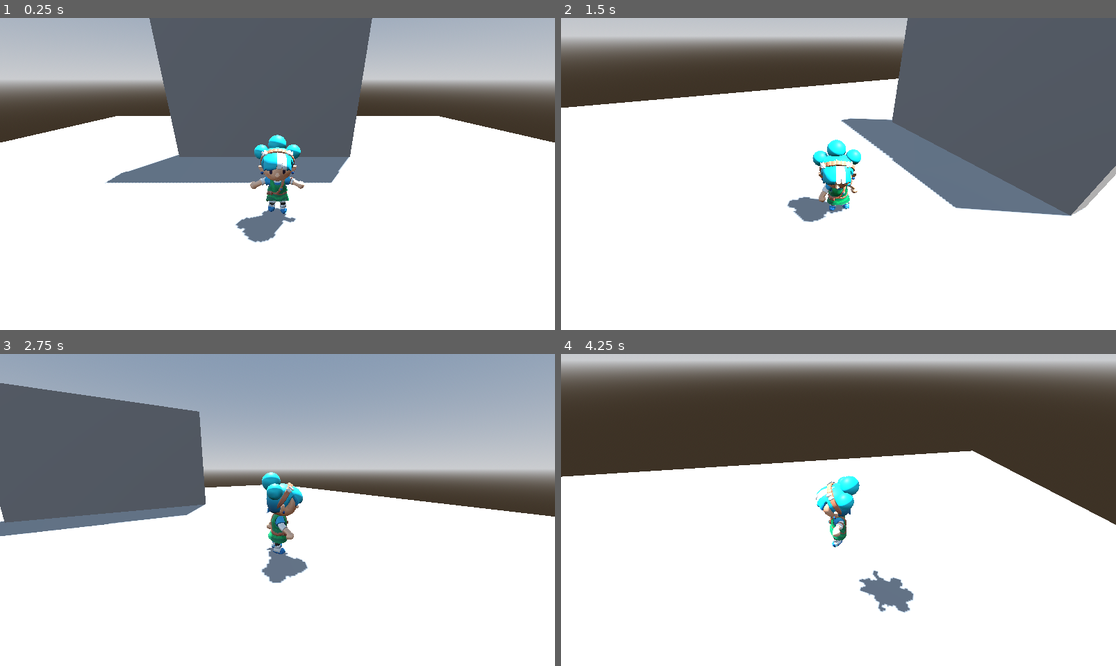
Above: before the commit, frames 1-4 (two rows, left to right).
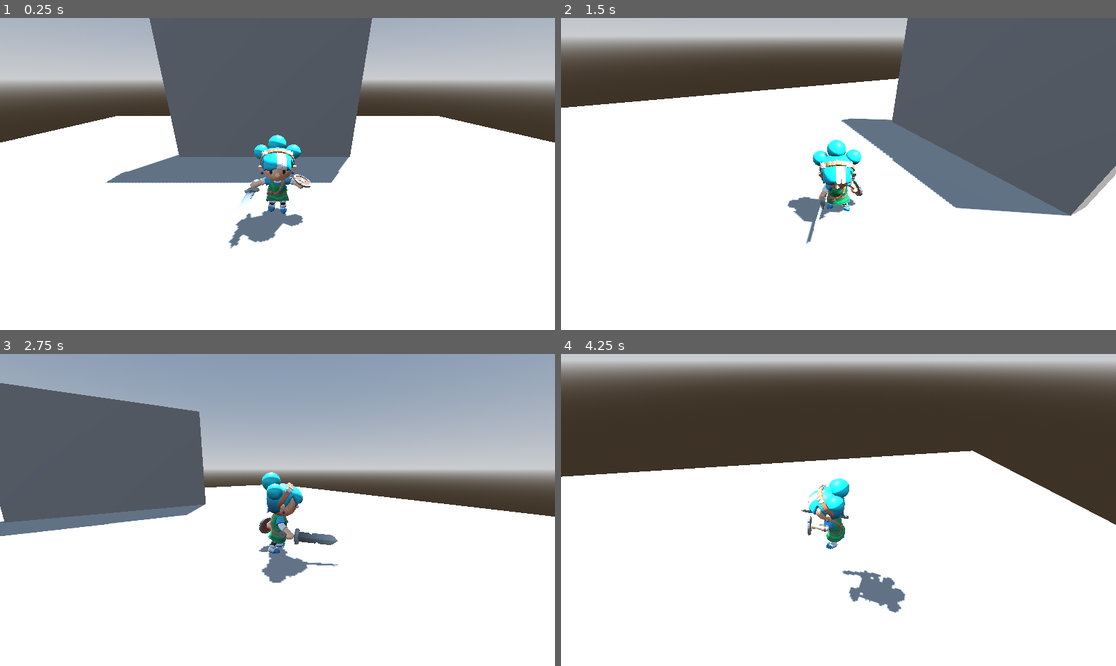
Above: after the commit, the same moments.

Repository: ehabaijaz/the-legend-of-godette
Game: Godot game, scene res://scenes/levels/level.tscn
The game is run twice, just before and just after one commit, with the same random seed, the same clock (stepped at 60 frames per second) and the same inputs.
Inputs (mouse positions are in pixels of both pictures, inside the frame that each line leads up to):
- Up to frame 1 (0.25 s): no input
- Up to frame 2 (1.5 s): tap Enter at 0.5 s; move the mouse to (960, 158) at 0.52 s; hold D (right) 0.53-1.28 s; hold Right mouse button (block, bound only after the commit) 0.53-1.28 s; click (960, 158) at 0.6 s; tap Space (jump) at 0.77 s; move the mouse to (727, 189) at 1.27 s; hold S (back) from 1.28 s (still down); right-click (727, 189) at 1.35 s
- Up to frame 3 (2.75 s): tap Space (jump) at 1.52 s; click (166, 525) at 1.55 s; move the mouse to (333, 441) at 2.02 s; release S (back) at 2.03 s; hold D (right) from 2.03 s (still down); hold Right mouse button (block, bound only after the commit) from 2.03 s (still down); click (333, 441) at 2.1 s
- Up to frame 4 (4.25 s): move the mouse to (810, 572) at 2.77 s; release D (right) at 2.78 s; release Right mouse button (block, bound only after the commit) at 2.78 s; hold W (forward) 2.78-3.53 s; tap Ctrl (run) at 2.85 s; tap Space (jump) at 3.02, 3.77 s; click (810, 572) at 3.05 s; move the mouse to (1005, 556) at 3.52 s; hold A (left) from 3.53 s (still down); hold Right mouse button (block, bound only after the commit) from 3.53 s (still down)

The runs differ from the first frame. In frame 1, 0.4% of the frame differs, in the area x 41-56%, y 50-74%; in frame 2, 0.3%; in frame 3, 0.6%; in frame 4, 1.7%, in the area x 43-64%, y 38-84%.

Commit message:
Shield Animations

Diff:
--- a/project.godot
+++ b/project.godot
@@ -66,6 +66,11 @@
 "events": [Object(InputEventMouseButton,"resource_local_to_scene":false,"resource_name":"","device":-1,"window_id":0,"a …(257 unchanged characters)…
 ]
 }
+block={
+"deadzone": 0.2,
+"events": [Object(InputEventMouseButton,"resource_local_to_scene":false,"resource_name":"","device":-1,"window_id":0,"alt_pressed":false,"shift_pressed":false,"ctrl_pressed":false,"meta_pressed":false,"button_mask":2,"position":Vector2(394, 12),"global_position":Vector2(406, 72),"factor":1.0,"button_index":2,"canceled":false,"pressed":true,"double_click":false,"script":null)
+]
+}
 
 [physics]
 
--- a/scenes/entities/player/godette_skin.gd
+++ b/scenes/entities/player/godette_skin.gd
@@ -7,3 +7,10 @@
 
 func attack() -> void:
 	$AnimationTree.set('parameters/AttackOneShot/request', AnimationNodeOneShot.ONE_SHOT_REQUEST_FIRE)
+
+func defend(forward: bool)-> void:
+	var tween = create_tween()
+	tween.tween_method(_defend_change, 1.0 - float(forward), float(forward), 0.25)
+
+func _defend_change(value : float)-> void:
+	$AnimationTree.set("parameters/ShieldBlend/blend_amount", value)
--- a/scenes/entities/player/godette_skin.tscn
+++ b/scenes/entities/player/godette_skin.tscn
@@ -2,11 +2,22 @@
 
 [ext_resource type="PackedScene" uid="uid://bctcp65yp8t3f" path="res://graphics/characters/godette/godette.glb" id="1_ajt42"]
 [ext_resource type="Script" uid="uid://ds2yu3n67dy03" path="res://scenes/entities/player/godette_skin.gd" id="2_2vk48"]
+[ext_resource type="PackedScene" uid="uid://cp757r6txb0j6" path="res://graphics/weapons/sword_1handed.gltf" id="3_asomj"]
+[ext_resource type="Texture2D" uid="uid://cbf5176yt1e2d" path="res://graphics/weapons/barbarian_texture.png" id="4_xjw0u"]
+[ext_resource type="PackedScene" uid="uid://dydnnq3ww2uyk" path="res://graphics/weapons/shield.gltf.glb" id="5_m6bsd"]
+
+[sub_resource type="StandardMaterial3D" id="StandardMaterial3D_w65gf"]
+albedo_texture = ExtResource("4_xjw0u")
+
+[sub_resource type="AnimationNodeAnimation" id="AnimationNodeAnimation_m6bsd"]
+animation = &"Block"
 
 [sub_resource type="AnimationNodeAnimation" id="AnimationNodeAnimation_2vk48"]
 animation = &"1H_Melee_Attack_Chop"
 
 [sub_resource type="AnimationNodeOneShot" id="AnimationNodeOneShot_asomj"]
+filter_enabled = true
+filters = ["Rig/Skeleton3D:chest", "Rig/Skeleton3D:hand.l", "Rig/Skeleton3D:hand.r", "Rig/Skeleton3D:handslot.l", "Rig/Skeleton3D:handslot.r", "Rig/Skeleton3D:head", "Rig/Skeleton3D:hips", "Rig/Skeleton3D:lowerarm.l", "Rig/Skeleton3D:lowerarm.r", "Rig/Skeleton3D:root", "Rig/Skeleton3D:spine", "Rig/Skeleton3D:upperarm.l", "Rig/Skeleton3D:upperarm.r", "Rig/Skeleton3D:wrist.l", "Rig/Skeleton3D:wrist.r"]
 fadein_time = 0.2
 fadeout_time = 0.2
 
@@ -49,22 +60,28 @@
 states/Running/position = Vector2(426.8, 93.6)
 transitions = ["Start", "Idle", SubResource("AnimationNodeStateMachineTransition_m6bsd"), "Idle", "Running", SubResourc …(426 unchanged characters)…
 
+[sub_resource type="AnimationNodeBlend2" id="AnimationNodeBlend2_w65gf"]
+
 [sub_resource type="AnimationNodeBlendTree" id="AnimationNodeBlendTree_pg4gy"]
-graph_offset = Vector2(-213.89091, 77.490906)
+graph_offset = Vector2(-284.74304, 55.410645)
 nodes/output/position = Vector2(736, 144)
 nodes/MoveStateMachine/node = SubResource("AnimationNodeStateMachine_la81o")
-nodes/MoveStateMachine/position = Vector2(80, 160)
+nodes/MoveStateMachine/position = Vector2(-160, 176)
 nodes/AttackOneShot/node = SubResource("AnimationNodeOneShot_asomj")
 nodes/AttackOneShot/position = Vector2(496, 160)
 nodes/AttackAnimation/node = SubResource("AnimationNodeAnimation_2vk48")
 nodes/AttackAnimation/position = Vector2(176, 352)
-node_connections = [&"output", 0, &"AttackOneShot", &"AttackOneShot", 0, &"MoveStateMachine", &"AttackOneShot", 1, &"AttackAnimation"]
+nodes/ShieldBlend/node = SubResource("AnimationNodeBlend2_w65gf")
+nodes/ShieldBlend/position = Vector2(240, 128)
+nodes/Animation/node = SubResource("AnimationNodeAnimation_m6bsd")
+nodes/Animation/position = Vector2(32, 288)
+node_connections = [&"output", 0, &"AttackOneShot", &"AttackOneShot", 0, &"ShieldBlend", &"AttackOneShot", 1, &"AttackAnimation", &"ShieldBlend", 0, &"MoveStateMachine", &"ShieldBlend", 1, &"Animation"]
 
 [node name="GodetteSkin" unique_id=381723752 instance=ExtResource("1_ajt42")]
 script = ExtResource("2_2vk48")
 
-[node name="Skeleton3D" parent="Rig" parent_id_path=PackedInt32Array(1327434179) index="0" unique_id=775461332]
-bones/1/position = Vector3(0, 0.37729788, 0)
+[node name="Skeleton3D" parent="Rig" parent_id_path=PackedInt32Array(1970245988) index="0" unique_id=1682742483]
+bones/1/position = Vector3(0, 0.37649715, 0)
 bones/1/rotation = Quaternion(-1.11122625e-10, 0.043157753, 2.5724098e-09, 0.9990683)
 bones/1/scale = Vector3(0.99999994, 1, 0.99999994)
 bones/2/rotation = Quaternion(-6.938893e-18, 7.105427e-15, 4.9303798e-32, 1)
@@ -72,46 +89,46 @@
 bones/3/rotation = Quaternion(8.271806e-25, 3.7252903e-09, -2.75506e-40, 1)
 bones/3/scale = Vector3(1, 0.9999999, 1)
 bones/4/position = Vector3(0.21200736, 0.13413203, 7.9299625e-08)
-bones/4/rotation = Quaternion(-0.55162865, -0.06227365, -0.65584785, 0.511558)
+bones/4/rotation = Quaternion(-0.5545369, -0.057364732, -0.6378975, 0.53130496)
 bones/4/scale = Vector3(0.9999991, 0.9999986, 0.9999996)
-bones/5/rotation = Quaternion(1.614291e-08, -5.5362086e-08, -0.4790257, 0.87780094)
+bones/5/rotation = Quaternion(9.598494e-09, -6.938726e-08, -0.51281565, 0.8584988)
 bones/5/scale = Vector3(1.0000006, 0.99999946, 1)
 bones/6/rotation = Quaternion(1.44633185e-08, 1.2667185e-08, 0.026658092, 0.99964464)
 bones/6/scale = Vector3(0.99999994, 1, 1)
-bones/7/rotation = Quaternion(-0.31684083, -0.3305621, 0.1350179, 0.8786984)
+bones/7/rotation = Quaternion(-0.32186803, -0.3348876, 0.15023771, 0.87274283)
 bones/7/scale = Vector3(0.9999998, 0.99999976, 1.0000004)
 bones/8/position = Vector3(8.348433e-10, 0.096125185, -0.057500035)
-bones/8/rotation = Quaternion(0.0016552438, 0.0016552424, -0.7010033, 0.71315426)
+bones/8/rotation = Quaternion(0.0005604565, 0.00056044565, -0.7050466, 0.7091605)
 bones/8/scale = Vector3(1, 1.0000001, 1.0000001)
 bones/9/position = Vector3(-0.21200737, 0.13413203, 8.6813984e-08)
-bones/9/rotation = Quaternion(-0.6110964, 0.08242978, 0.6288915, 0.47356325)
+bones/9/rotation = Quaternion(-0.61293817, 0.077691846, 0.61322594, 0.49216342)
 bones/9/scale = Vector3(0.99999905, 0.9999985, 0.9999996)
-bones/10/rotation = Quaternion(2.7473682e-08, 4.704094e-08, 0.502967, 0.86430573)
+bones/10/rotation = Quaternion(2.5017993e-08, 5.6822994e-08, 0.535299, 0.84466267)
 bones/10/scale = Vector3(1.0000008, 0.9999997, 0.9999999)
 bones/11/rotation = Quaternion(-4.946142e-10, -1.4597426e-08, -0.026658095, 0.99964464)
 bones/11/scale = Vector3(1.0000001, 1, 1)
-bones/12/rotation = Quaternion(-0.31551498, 0.30480433, -0.2167647, 0.8720996)
+bones/12/rotation = Quaternion(-0.32068527, 0.31096104, -0.232295, 0.86400425)
 bones/12/scale = Vector3(0.9999998, 0.9999999, 1.0000002)
 bones/13/position = Vector3(-1.5735983e-08, 0.096125126, -0.057499975)
-bones/13/rotation = Quaternion(0.0043284115, 0.0050982316, 0.7025906, 0.711563)
+bones/13/rotation = Quaternion(0.0017987, 0.0021186008, 0.7052375, 0.7089658)
 bones/13/scale = Vector3(1, 1.0000001, 1.0000001)
 bones/14/rotation = Quaternion(-5.8060785e-11, -0.031341746, -1.880125e-09, 0.99950874)
 bones/14/scale = Vector3(1, 0.99999994, 1)
 bones/15/position = Vector3(0.17094508, 0.1135872, 1.5994091e-08)
-bones/15/rotation = Quaternion(0.9913372, 0.0832248, 0.07734942, 0.06588912)
+bones/15/rotation = Quaternion(0.9911703, 0.083259225, 0.07750059, 0.068141)
 bones/15/scale = Vector3(0.99999994, 0.9999997, 1.0000008)
-bones/16/rotation = Quaternion(0.33914897, 5.8970443e-08, -2.409031e-07, 0.9407328)
+bones/16/rotation = Quaternion(0.3450787, 6.2378625e-08, -2.4673272e-07, 0.93857384)
 bones/16/scale = Vector3(1.0000004, 0.9999999, 0.99999994)
-bones/17/rotation = Quaternion(-0.59223765, -0.20396242, 0.066753305, 0.77665824)
+bones/17/rotation = Quaternion(-0.5953359, -0.20365955, 0.06778492, 0.774276)
 bones/17/scale = Vector3(0.99999964, 1.0000006, 0.99999946)
-bones/18/rotation = Quaternion(7.681817e-06, 0.92016447, -0.39153203, -1.6849938e-06)
+bones/18/rotation = Quaternion(2.923708e-06, 0.92016035, -0.39154166, -5.9392346e-07)
 bones/18/scale = Vector3(0.99999994, 0.99999774, 1.0000024)
 bones/19/position = Vector3(-0.17094508, 0.11358732, 1.5575491e-08)
-bones/19/rotation = Quaternion(0.99360603, -0.032076847, 0.030336995, 0.10391311)
+bones/19/rotation = Quaternion(0.9933924, -0.032207627, 0.030281665, 0.10591186)
 bones/19/scale = Vector3(0.9999999, 0.99999976, 1.0000008)
-bones/20/rotation = Quaternion(0.3896767, -6.074892e-08, 2.7257832e-07, 0.9209517)
+bones/20/rotation = Quaternion(0.39485252, -6.0447455e-08, 2.7601703e-07, 0.9187446)
 bones/20/scale = Vector3(0.99999994, 0.99999976, 0.99999994)
-bones/21/rotation = Quaternion(-0.6207833, 0.11332508, -0.018690817, 0.7755232)
+bones/21/rotation = Quaternion(-0.6235682, 0.11324642, -0.019168772, 0.77328557)
 bones/21/scale = Vector3(0.99999976, 1.0000006, 0.9999992)
 bones/22/rotation = Quaternion(-8.934892e-05, 0.9202217, -0.3913977, 2.0290998e-05)
 bones/22/scale = Vector3(1.0000002, 0.9999979, 1.0000024)
@@ -142,14 +159,32 @@
 bones/36/rotation = Quaternion(1.00614094e-16, -6.740982e-17, -1.5741623e-08, 1)
 bones/36/scale = Vector3(1.0000001, 1, 1)
 bones/37/rotation = Quaternion(-0.7071068, -7.279511e-08, -7.279509e-08, 0.7071068)
-bones/38/position = Vector3(0.52084064, 0.7678838, -0.057637356)
+bones/38/position = Vector3(0.52084064, 0.7803594, -0.057637352)
 bones/38/rotation = Quaternion(0.7946267, -1.1175871e-07, 0.6070983, -5.9604645e-08)
 bones/39/rotation = Quaternion(-0.7071068, -7.279511e-08, -7.279509e-08, 0.7071068)
-bones/40/position = Vector3(-0.5108437, 0.76788366, 0.059736915)
+bones/40/position = Vector3(-0.5108437, 0.78035927, 0.059736915)
 bones/40/rotation = Quaternion(-0.7582528, -1.527369e-07, 0.65196073, -1.1175871e-08)
 bones/40/scale = Vector3(1, 1.0000001, 1)
 
-[node name="AnimationPlayer" parent="." index="1" unique_id=146550155]
+[node name="RightHandSlot" type="BoneAttachment3D" parent="Rig/Skeleton3D" index="6" unique_id=222002838]
+transform = Transform3D(0.001251528, -0.15536614, -0.98785585, -0.99998486, -0.0052727945, -0.0004368509, -0.0051413826, 0.98784226, -0.1553712, -0.49055323, 0.6335649, 0.10768206)
+bone_name = "handslot.r"
+bone_idx = 13
+
+[node name="sword_1handed2" parent="Rig/Skeleton3D/RightHandSlot" index="0" unique_id=250019680 instance=ExtResource("3_asomj")]
+
+[node name="sword_1handed" parent="Rig/Skeleton3D/RightHandSlot/sword_1handed2" index="0" unique_id=1283794538]
+surface_material_override/0 = SubResource("StandardMaterial3D_w65gf")
+
+[node name="LeftHandSlot" type="BoneAttachment3D" parent="Rig/Skeleton3D" index="7" unique_id=825913440]
+transform = Transform3D(-3.2538082e-07, 0.26286313, 0.9648327, 0.99998033, -0.005817048, 0.0015862588, 0.006029915, 0.9648149, -0.26285878, 0.5075001, 0.6290351, -0.017436713)
+bone_name = "handslot.l"
+bone_idx = 8
+
+[node name="shield_gltf" parent="Rig/Skeleton3D/LeftHandSlot" index="0" unique_id=2065622360 instance=ExtResource("5_m6bsd")]
+transform = Transform3D(0.9999688, -0.0076200953, 0.0020721531, 0.007620061, 0.9999713, 5.722046e-06, -0.002072107, 1.013279e-05, 0.9999981, -0.0059973, -0.04920567, 0.16078404)
+
+[node name="AnimationPlayer" parent="." index="1" unique_id=2018820531]
 autoplay = &"Idle"
 
 [node name="AnimationTree" type="AnimationTree" parent="." index="2" unique_id=932284434]
@@ -158,3 +193,6 @@
 parameters/AttackOneShot/active = false
 parameters/AttackOneShot/internal_active = false
 parameters/AttackOneShot/request = 0
+parameters/ShieldBlend/blend_amount = 0.0
+
+[editable path="Rig/Skeleton3D/RightHandSlot/sword_1handed2"]
--- a/scenes/entities/player/player.gd
+++ b/scenes/entities/player/player.gd
@@ -7,7 +7,13 @@
 @onready var jump_velocity : float = ((2.0 * jump_height) /jump_time_to_peak) * -1.0
 @onready var jump_gravity : float = ((-2.0 * jump_height) /(jump_time_to_peak * jump_time_to_peak)) * -1.0
 @onready var fall_gravity : float = ((-2.0 * jump_height) /(jump_time_to_descent * jump_time_to_descent)) * -1.0
-
+var defend := false:
+	set(value):
+		if not defend and value:
+			skin.defend(true)
+		if defend and not value:
+			skin.defend(false)
+		defend = value
 @onready var skin = $GodetteSkin
 
 @export var base_speed := 4.0
@@ -54,3 +60,4 @@
 func ability_logic()-> void:
 	if Input.is_action_just_pressed('ability'):
 		skin.attack()
+	defend = Input.is_action_pressed('block')
